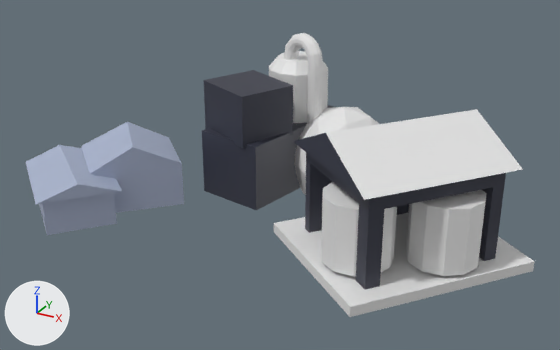
The Blender file AE Working models/lab.blend as it was, and as the next commit left it.
One viewpoint serves both versions: a camera (50 mm lens) standing at (13.25, -23.03, 13.32) and looking at (0.38, 0.38, 1.61). The axes (+X, +Y, +Z) are drawn at lower left. The lights are the same throughout. The picture after the commit comes second.
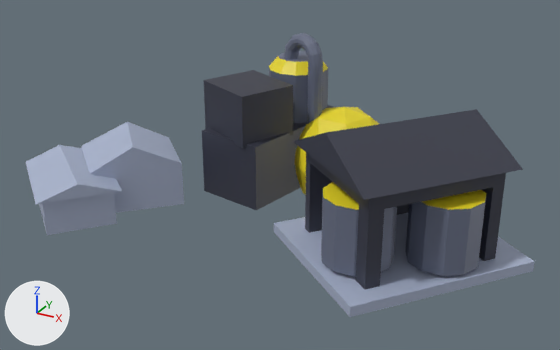
Edits to the bpy script that builds the scene:
```text
Change mat_teamcolor:
    mat_teamcolor.base_color: (0.8, 0.8, 0.8) -> (0.8, 0.669, 0.0159)  # white #e7e7e7 -> yellow #e7d622
Add mat_well:
    mat_well = principled_material('well')
    mat_well.base_color = (0.136, 0.156, 0.227)  # greyish blue #676e83
Change me_cube_025:
    where me_cube_025.from_pydata(...)  # 30 vertices, 24 faces; spans x -11.0..11.0, y -9.8..9.8, z -7.1..11.1
    used by ob_cube_024; location = (5.29, -0.08, 1.86); rotation_euler = (0.0, 0.0, -2.236), in degrees (0, 0, -128); scale = (0.261, 0.261, 0.261)
    me_cube_025 part 1: all 2 faces that had it switch from mat_teamcolor (white #e7e7e7) to mat_material_018 (greyish blue #363947)
Change me_cube_030:
    where me_cube_030.from_pydata(...)  # 8 vertices, 6 faces; spans x -12.1..12.1, y -10.5..10.5, z -0.6..0.6
    add me_cube_030.materials.append(mat_material_017)  # blue #afb9d2
Change me_cylinder_004:
    where me_cylinder_004.from_pydata(...)  # 22 vertices, 13 faces; spans x -3.39..3.39, y -3.29..3.43, z -3.56..3.56
    used by ob_cylinder_004; location = (4.57, -1.92, 1.55); rotation_euler = (0.0, 0.0, -2.236), in degrees (0, 0, -128); scale = (0.359, 0.359, 0.333)
    me_cylinder_004 part 2: all 12 faces centred in x -3.25..3.25, y -3.29..3.15, z -3.56..0.0 switch from no material to mat_well (greyish blue #676e83)
    me_cylinder_004 part 3: the 1 face centred in x 0.0, y 0.0, z 3.56 switches from no material to mat_teamcolor (yellow #e7d622)
    add me_cylinder_004.materials.append(mat_teamcolor)  # yellow #e7d622
Change me_cylinder_005:
    where me_cylinder_005.from_pydata(...)  # 22 vertices, 13 faces; spans x -3.39..3.39, y -3.29..3.43, z -3.56..3.56
    used by ob_cylinder_005; location = (7.04, -0.48, 1.52); rotation_euler = (0.0, 0.0, -2.236), in degrees (0, 0, -128); scale = (0.359, 0.359, 0.333)
    me_cylinder_005 part 4: all 12 faces centred in x -3.25..3.25, y -3.29..3.15, z -3.56..0.0 switch from no material to mat_well (greyish blue #676e83)
    me_cylinder_005 part 5: the 1 face centred in x 0.0, y 0.0, z 3.56 switches from no material to mat_teamcolor (yellow #e7d622)
    add me_cylinder_005.materials.append(mat_teamcolor)  # yellow #e7d622
Change me_cylinder_007:
    where me_cylinder_007.from_pydata(...)  # 110 vertices, 120 faces; spans x -1.01..2.45, y -6.24..1.01, z -0.86..1.48
    remove me_cylinder_007.materials.append(mat_teamcolor)  # white #e7e7e7
    add me_cylinder_007.materials.append(mat_well)  # greyish blue #676e83
Change me_cylinder_006:
    where me_cylinder_006.from_pydata(...)  # 38 vertices, 48 faces; spans x -1.01..1.01, y -1.01..1.01, z -0.86..1.24
    used by ob_cylinder_001; location = (-1.19, 4.82, 3.41); rotation_euler = (0.0, 0.0, -2.236), in degrees (0, 0, -128); scale = (1.23, 1.23, 1.23)
    me_cylinder_006 part 6: all 12 faces centred in x -0.95..0.95, y -0.95..0.95, z 0.0 switch from no material to mat_well (greyish blue #676e83)
    me_cylinder_006 part 7: all 12 faces centred in x -0.43..0.43, y -0.43..0.43, z 1.24 switch from no material to mat_well (greyish blue #676e83)
    me_cylinder_006 part 8: all 12 faces centred in x -0.8..0.8, y -0.8..0.8, z 1.05 switch from no material to mat_teamcolor (yellow #e7d622)
```

Pixel boxes (x1, y1, x2, y2) of what changed, in the pictures (560 x 350 px):
'Cube.024', recoloured (white to greyish blue): (295, 109, 523, 290) in both
'Cube.027', recoloured (white to blue): (274, 213, 535, 317) in both
'Cylinder.005', recoloured (white to greyish blue): (405, 190, 487, 276) in both
'Cylinder.004', recoloured (white to greyish blue): (321, 182, 397, 276) in both
'Cylinder.001', recoloured (darker): (269, 51, 328, 123) in both
'Icosphere', recoloured (white to yellow): (294, 107, 379, 195) in both
'Cylinder.002', recoloured (white to greyish blue): (284, 33, 323, 124) in both
part 1 of me_cube_025, recoloured (white to greyish blue): (326, 109, 523, 200) in both
part 2 of me_cylinder_004, recoloured (white to greyish blue): (321, 197, 397, 276) in both
part 3 of me_cylinder_004, recoloured (white to yellow): (323, 182, 359, 210) in both
part 4 of me_cylinder_005, recoloured (white to greyish blue): (405, 199, 486, 276) in both
part 5 of me_cylinder_005, recoloured (white to yellow): (422, 190, 487, 210) in both
part 6 of me_cylinder_006, recoloured (white to greyish blue): (269, 68, 328, 123) in both
part 7 of me_cylinder_006, recoloured: (278, 51, 308, 62) in both
part 8 of me_cylinder_006, recoloured (white to yellow): (269, 56, 328, 76) in both
